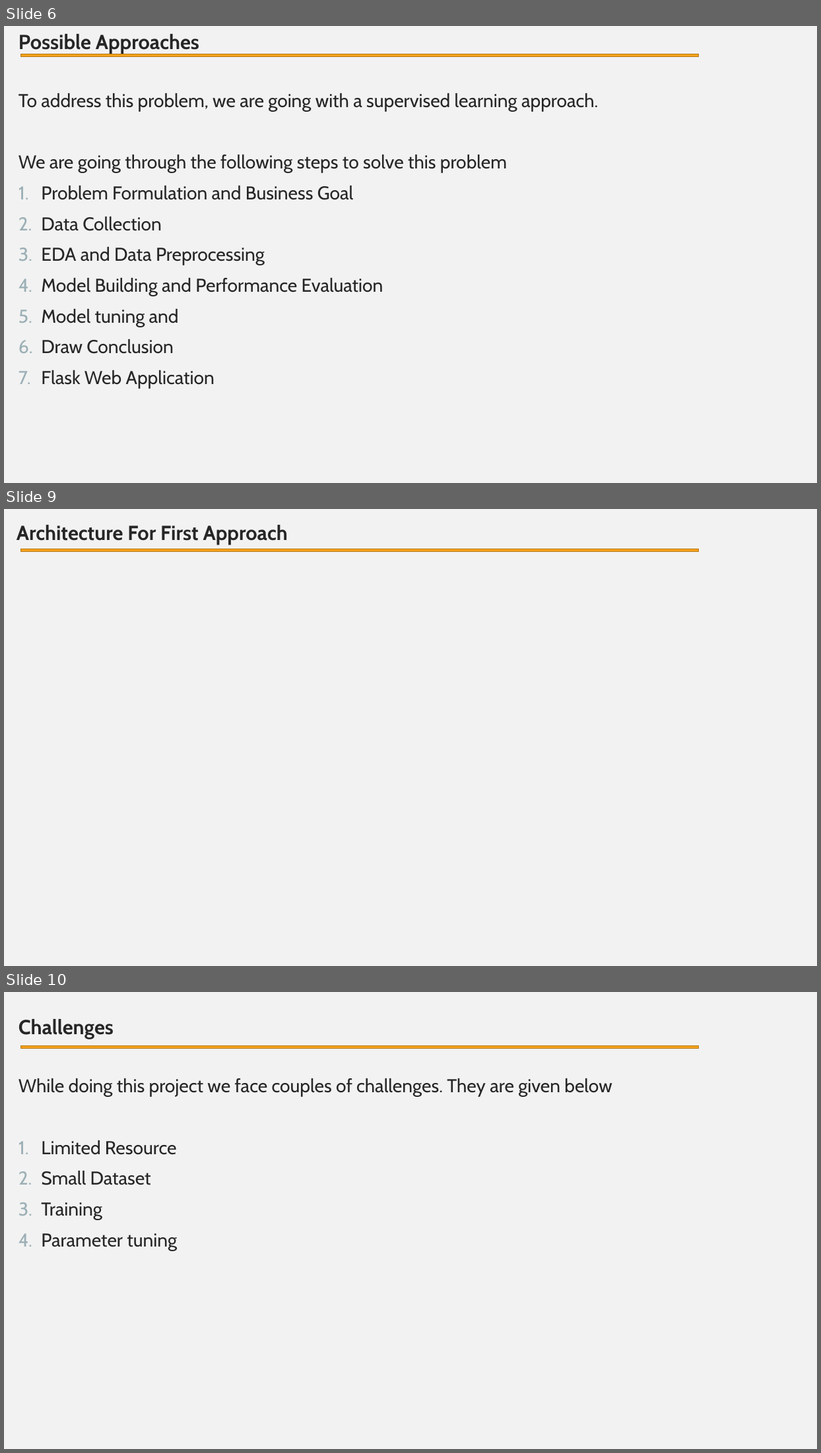
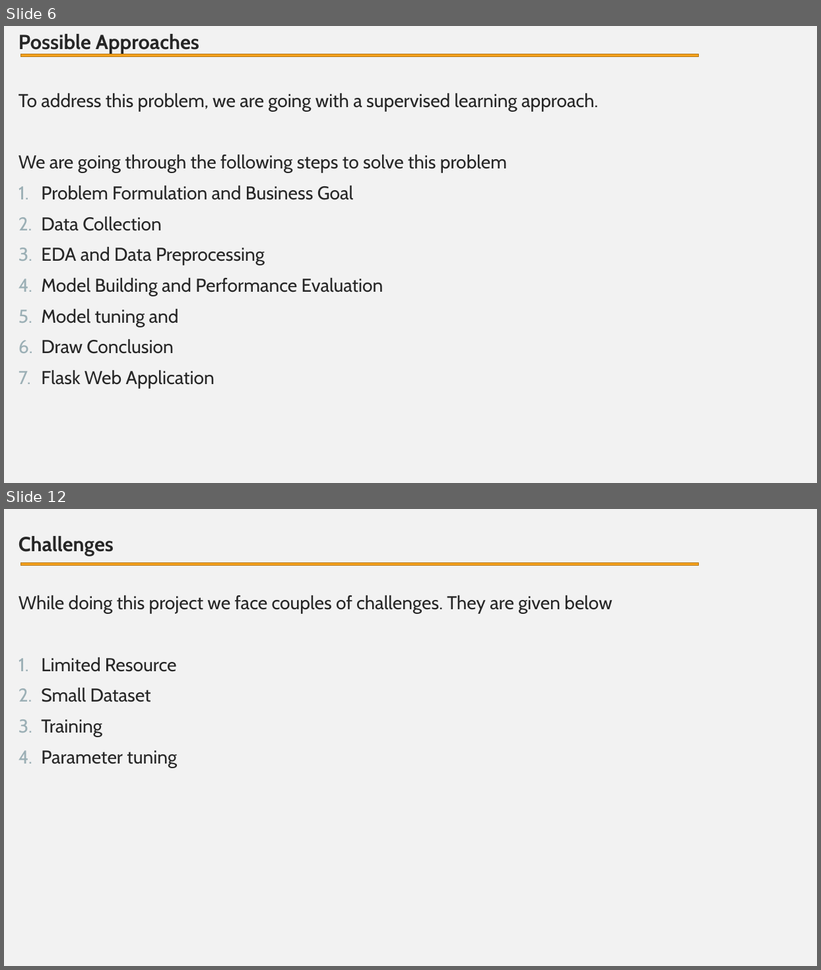
Before and after one commit to KhageshorGiri/ResumeParser, a slide deck: Resume_Parser.pptx. Shown one above the other, each under a label of ours: slides 6, 9 and 10 before the commit, slides 6 and 12 after it; the slides between them are not shown. The pictures are 821x1453 and 821x970 pixels, drawn with LibreOffice and Linux fonts; fonts in the diff are those of the drawing. Boxes give left, top, right and bottom in pixels: in the first picture for what was removed or moved away, otherwise in the second. Text is boxed around its words. In the diff, an @@ line names an element or a change of style, - is before the commit and + after.

```diff
--- a/Resume_Parser.pptx
+++ b/Resume_Parser.pptx
@@ slide 9 removed at [4,509,817,966], background #F2F2F2 @@
@@ text removed at [17,525,288,545] @@
-Architecture For First Approach
@@ rectangle removed at [20,549,699,552] @@
@@ what was slide 10 is now slide 12 @@
```
Also in this commit, not shown: 3 slides changed, 2 slides added, 1 other file.
